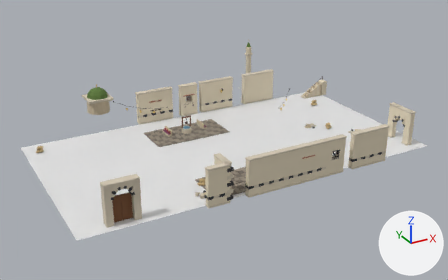
Renders of the Blender file assets/blender/arenas/saha.blend from each side of a commit.
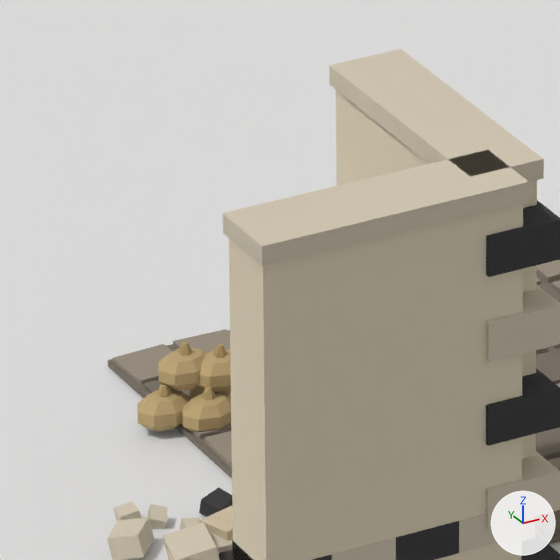
The first picture shows the older version from a camera (50 mm lens) standing at (-107.3, -198.4, 101.2) and looking at (4.3, 4.6, -0.3). The close-ups show the older and then the newer version on the part from 41% to 52% of the width and 53% to 70% of the height of that picture. Only the edits that show in the close-ups are written down. Every picture has the same lights, and +X, +Y and +Z are marked at lower right.

The scene before the commit, as lines of its bpy script (objects in view):
```python
me_kit_cobble_tile_4m = bpy.data.meshes.new('kit_cobble_tile_4m')
me_kit_cobble_tile_4m.from_pydata(...)  # 520 vertices, 390 faces; spans x -8.0..8.0, y -8.0..8.0, z 0.0..0.4
me_kit_cobble_tile_4m.materials.append(mat_kit_atlas)  # picture img_kit_atlas
me_kit_rubble = bpy.data.meshes.new('kit_rubble')
me_kit_rubble.from_pydata(...)  # 112 vertices, 84 faces; spans x -2.42..2.66, y -2.41..2.39, z -0.21..1.05
me_kit_rubble.materials.append(mat_kit_atlas)  # picture img_kit_atlas
me_kit_sack_pile = bpy.data.meshes.new('kit_sack_pile')
me_kit_sack_pile.from_pydata(...)  # 238 vertices, 246 faces; spans x -1.9..1.8, y -1.58..0.88, z 0.0..2.55
me_kit_sack_pile.materials.append(mat_kit_atlas)  # picture img_kit_atlas
ob_cobble_tile_4m_025 = bpy.data.objects.new('cobble_tile_4m.025', me_kit_cobble_tile_4m)
ob_cobble_tile_4m_025.location = (-14.0, -30.0, 0.0)
ob_rubble_029 = bpy.data.objects.new('rubble.029', me_kit_rubble)
ob_rubble_029.location = (-24.92, -33.15, 0.0)
ob_rubble_029.rotation_euler = (0.0, 0.0, 6.171)  # degrees (0, 0, 354)
ob_rubble_029.scale = (0.993, 0.993, 0.993)
ob_sack_pile_030 = bpy.data.objects.new('sack_pile.030', me_kit_sack_pile)
ob_sack_pile_030.location = (-21.3, -26.3, 0.0)
ob_sack_pile_030.rotation_euler = (0.0, 0.0, 0.0682)  # degrees (0, 0, 3.9)
# also in view: 'wall_corner.020' at (-22.5, -37.6, 7.0); 'Bounds' at (1.0, -2.0, -0.1)
```
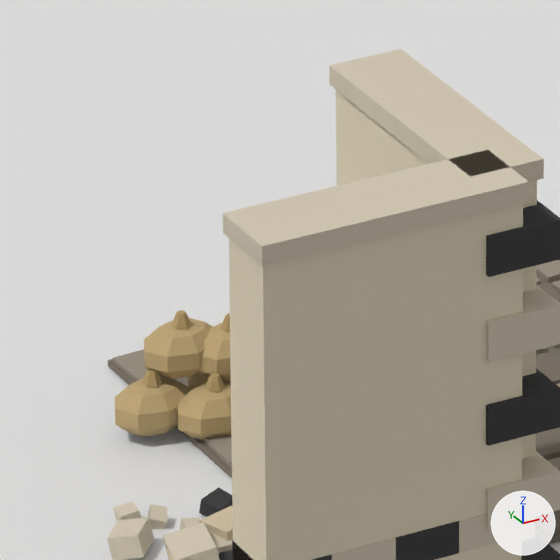
Edits to the bpy script that builds the scene:
```text
Change ob_sack_pile_030:
    ob_sack_pile_030.scale: (1.0, 1.0, 1.0) -> (1.4, 1.4, 1.4)
```

Where the change shows, as pixel boxes (x1, y1, x2, y2) in the close-ups (560 x 560 px):
'sack_pile.030', rescaled: before (137, 342, 231, 432); after (115, 310, 231, 441)
